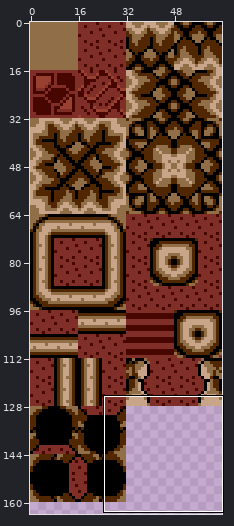
Two states of a sprite sheet, gfx/tilesets/caveRed.png. The first picture is a wide view before the edit; the outline marks the close-up.
Close-up. First the earlier version:
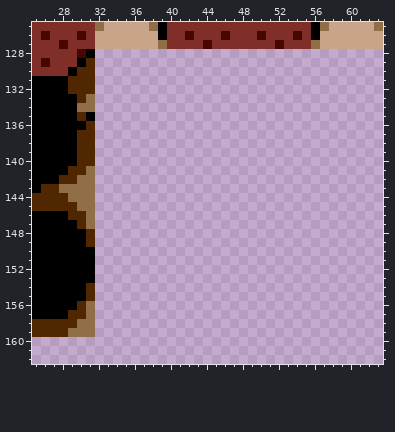
The file is 64x256 pixels. Shown: x 25..63, y 125..162. The wide view leaves out empty margins.
The same view after the edit:
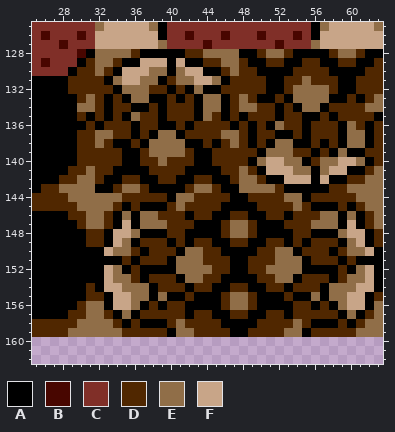
Palette (. is transparent): A #000000  B #480600  C #802f28  D #502700  E #906e48  F #c8a588
Difference:
{"y":128,"x":32,"old":"................................","new":"EEEEDAAAAADDEEEEAADEEDAAAADEEDAA"}
{"y":129,"x":32,"old":"................................","new":"EEDAAFFFAFAADDEEDAADDAADDAADDAAD"}
{"y":130,"x":32,"old":"................................","new":"EDAFFFEEAEFFAADEDDAAAADDDDAAAADD"}
{"y":131,"x":32,"old":"................................","new":"DAEFFEEADEEFFEADDDDAADDEDDDAADDD"}
{"y":132,"x":32,"old":"................................","new":"DDAEEEDDADAEAADDDDDAADEEEEDAADDD"}
{"y":133,"x":32,"old":"................................","new":"DADAEEAADADAEEADEDAADAEEEEAADADE"}
{"y":134,"x":32,"old":"................................","new":"DADDAADADDDAEEADEEDDADAEEADDDDEE"}
{"y":135,"x":32,"old":"................................","new":"DADAEDDADDDAEDADADDDADDAADADDDDA"}
{"y":136,"x":32,"old":"................................","new":"ADDDADDAADADDDDADADAEDDADDDAEDAD"}
{"y":137,"x":32,"old":"................................","new":"EEDDADAEEADDDDEEDADDAADADDDAEEAD"}
{"y":138,"x":32,"old":"................................","new":"EDAADAEEEEAADADEDADAEEAADADAEEAD"}
{"y":139,"x":32,"old":"................................","new":"DDDAADEEEEDAADDDDDAEEEDDADAEAADD"}
{"y":140,"x":32,"old":"................................","new":"DDDAADDEDDDAADDDDAEFFEEADEEFFEAD"}
{"y":141,"x":32,"old":"................................","new":"DDAAAADDDDAAAADDEDAFFFEEAEFFAADE"}
{"y":142,"x":32,"old":"................................","new":"DAADDAADDAADDAADEEDAAFFFAFAADDEE"}
{"y":143,"x":32,"old":"................................","new":"AADEEDAAAADEEDAAEEEEDAAAAADDEEEE"}
{"y":144,"x":32,"old":"................................","new":"EEEDDDDDAEEDDDDAADDDDEEADDDDDEEE"}
{"y":145,"x":32,"old":"................................","new":"EEDADAAADEDDDDAAAADDDDEDAAADADEE"}
{"y":146,"x":32,"old":"................................","new":"EDAEAEEDDDADDAADDAADDADDDEEAEADE"}
{"y":147,"x":32,"old":"................................","new":"EDAFAEEEDDDAAADEEDAAADDDEEEAFADE"}
{"y":148,"x":32,"old":"................................","new":"DAFFEAAADDAAAADEEDAAAADDAAAEFFAD"}
{"y":149,"x":32,"old":"................................","new":"DAFEADDDADADDAADDAADDADADDDAEFAD"}
{"y":150,"x":32,"old":"................................","new":"AFEEDADDDAEEDDAAAADDEEADDDADEEFA"}
{"y":151,"x":32,"old":"................................","new":"AAADADDDAEEEDDDAADDDEEEADDDADAAA"}
{"y":152,"x":32,"old":"................................","new":"AFEADAAAAEEEEDDAADDEEEEAAAADAEFA"}
{"y":153,"x":32,"old":"................................","new":"AFEEDADDDAEEDDAAAADDEEADDDADEEFA"}
{"y":154,"x":32,"old":"................................","new":"AFFEEEADDDADDAADDAADDADDDAEEEFFA"}
{"y":155,"x":32,"old":"................................","new":"DAFFEEAEAADAAADEEDAAADAAEAEEFFAD"}
{"y":156,"x":32,"old":"................................","new":"EAFFEADADDAAAADEEDAAAADDADAEFFAE"}
{"y":157,"x":32,"old":"................................","new":"EDAEADDDDDADDAADDAADDADDDDDAEADE"}
{"y":158,"x":32,"old":"................................","new":"EEDADAAADEDDDDAAAADDDDEDAAADADEE"}
{"y":159,"x":32,"old":"................................","new":"EEEDDDDDAEEDDDDAADDDDEEADDDDDEEE"}
